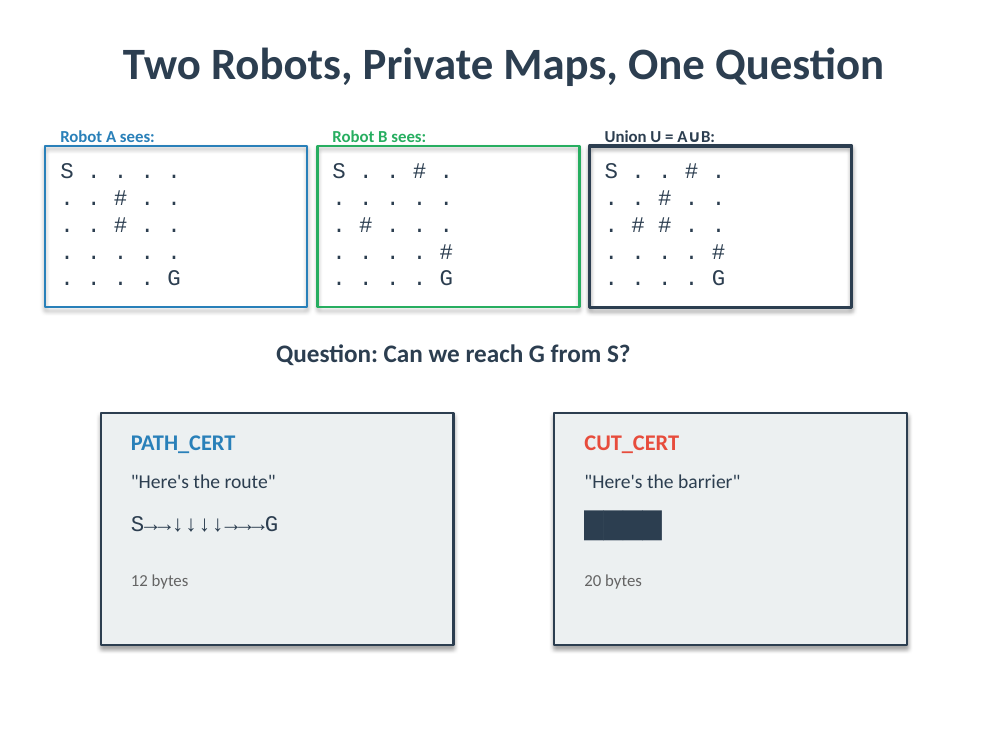
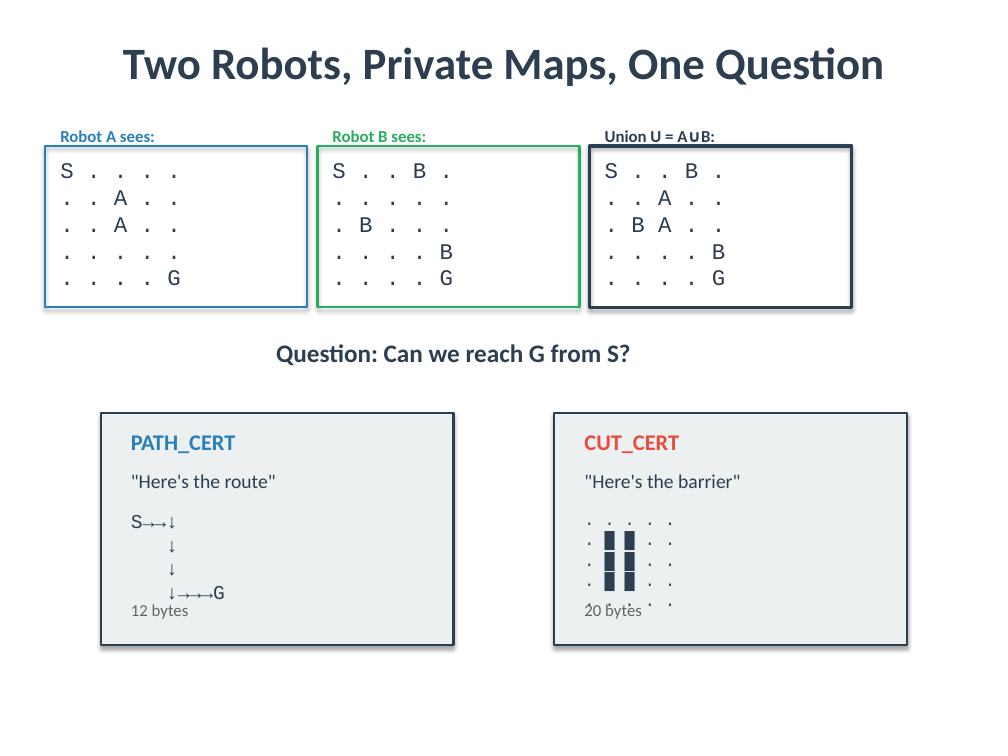
Before and after one commit to Bryan-Nsoh/slide-maker, a slide deck: slide 1 of CertTalk_Presentation.pptx. Drawn at 1008x756 pixels with LibreOffice and Linux fonts; fonts in the diff are those of the drawing. Boxes give left, top, right and bottom in pixels: in the first picture for what was removed or moved away, otherwise in the second. Text is boxed around its words. In the diff, an @@ line names an element or a change of style, - is before the commit and + after.

```diff
--- a/CertTalk_Presentation.pptx
+++ b/CertTalk_Presentation.pptx
@@ text at box(332, 163, 426, 179): text changed @@
-S . . # .
+S . . B .
@@ text at box(605, 163, 725, 259): text changed @@
-S . . # .
-. . # . .
-. # # . .
-. . . . #
+S . . B .
+. . A . .
+. B A . .
+. . . . B
@@ text at box(114, 190, 127, 232): text changed @@
-. . # . .
-. . # . .
+. . A . .
+. . A . .
@@ text at box(359, 217, 453, 259): text changed @@
-. # . . .
-. . . . #
+. B . . .
+. . . . B
@@ text at box(575, 504, 877, 585): text changed; size 18 to 12 pt; font Calibri to Courier New @@
-████
+. . . . .
+. █ █ . .
+. █ █ . .
+. █ █ . .
+. . . . .
@@ text at box(131, 515, 225, 600): text changed; size 16 to 14 pt @@
-S→→↓↓↓↓→→→G
+S→→↓
+↓
+↓
+↓→→→G
@@ text "12 bytes": place and size @@
-text "12 bytes" at box(131, 574, 189, 589)
+text "12 bytes" at box(131, 604, 189, 619)
@@ text "20 bytes": place and size @@
-text "20 bytes" at box(584, 574, 642, 589)
+text "20 bytes" at box(584, 603, 642, 619)
```
Also in this commit, not shown: 3 other slides changed, 2 other files.
